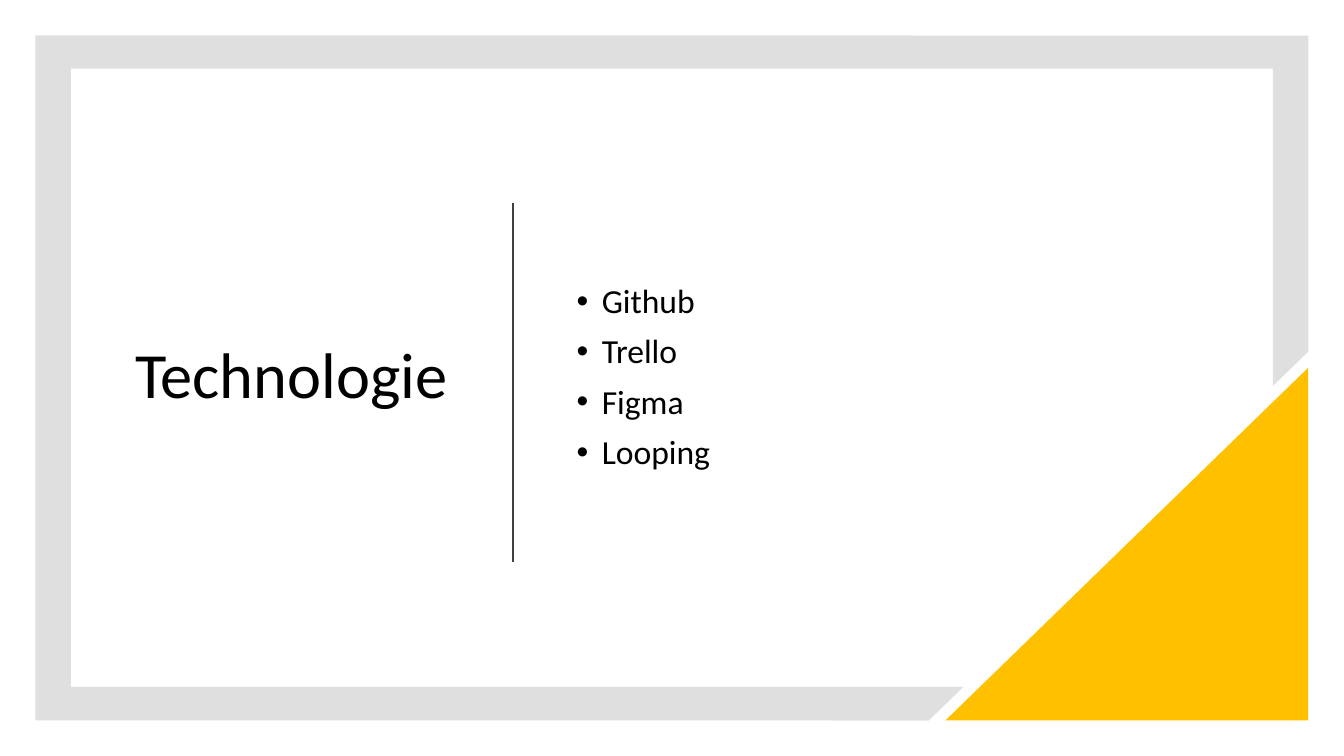
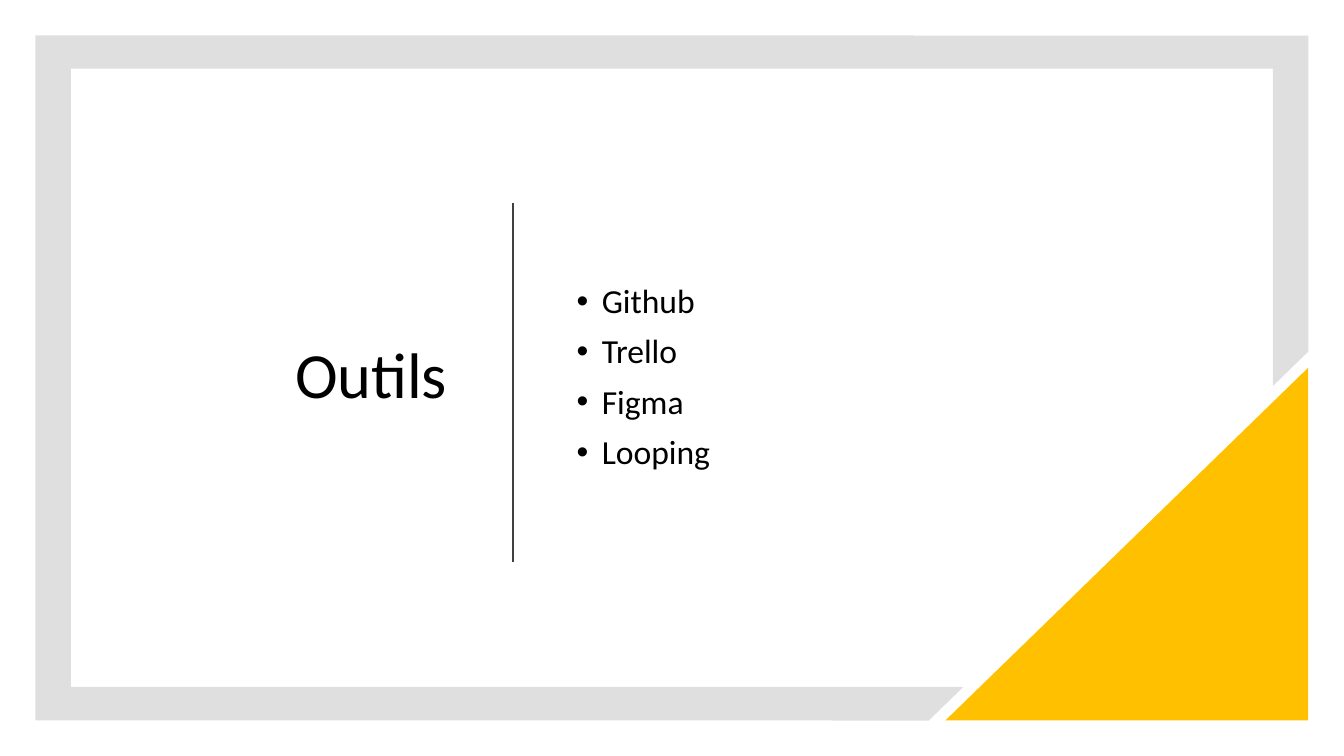
Before and after one commit to KrouriB/ProjetFightingGame, a slide deck: slide 4 of The Litlle Fighting.pptx. Drawn at 1344x756 pixels with LibreOffice and Linux fonts; fonts in the diff are those of the drawing. Boxes give left, top, right and bottom in pixels: in the first picture for what was removed or moved away, otherwise in the second. Text is boxed around its words. In the diff, an @@ line names an element or a change of style, - is before the commit and + after.

```diff
--- a/The Litlle Fighting.pptx
+++ b/The Litlle Fighting.pptx
@@ title at [295,353,447,399]: text changed @@
-Technologie
+Outils
```
Also in this commit, not shown: 3 other slides changed.
